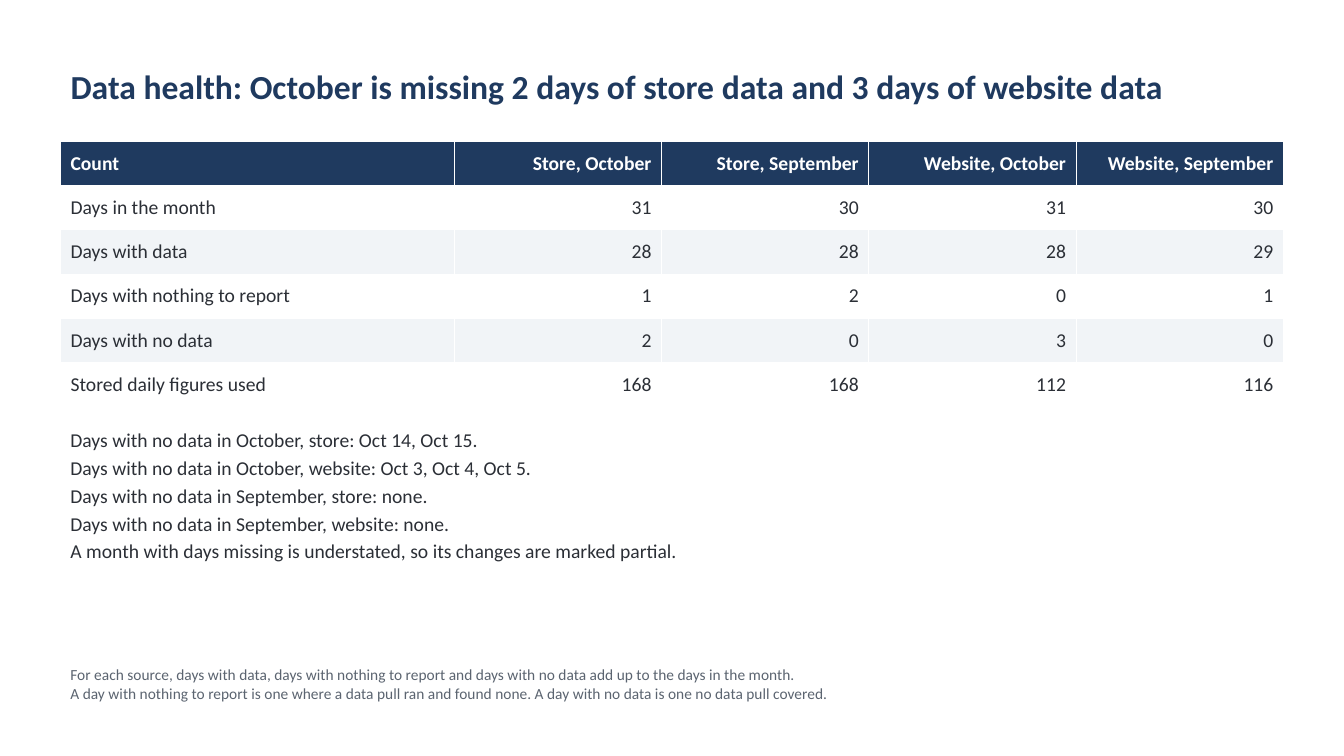
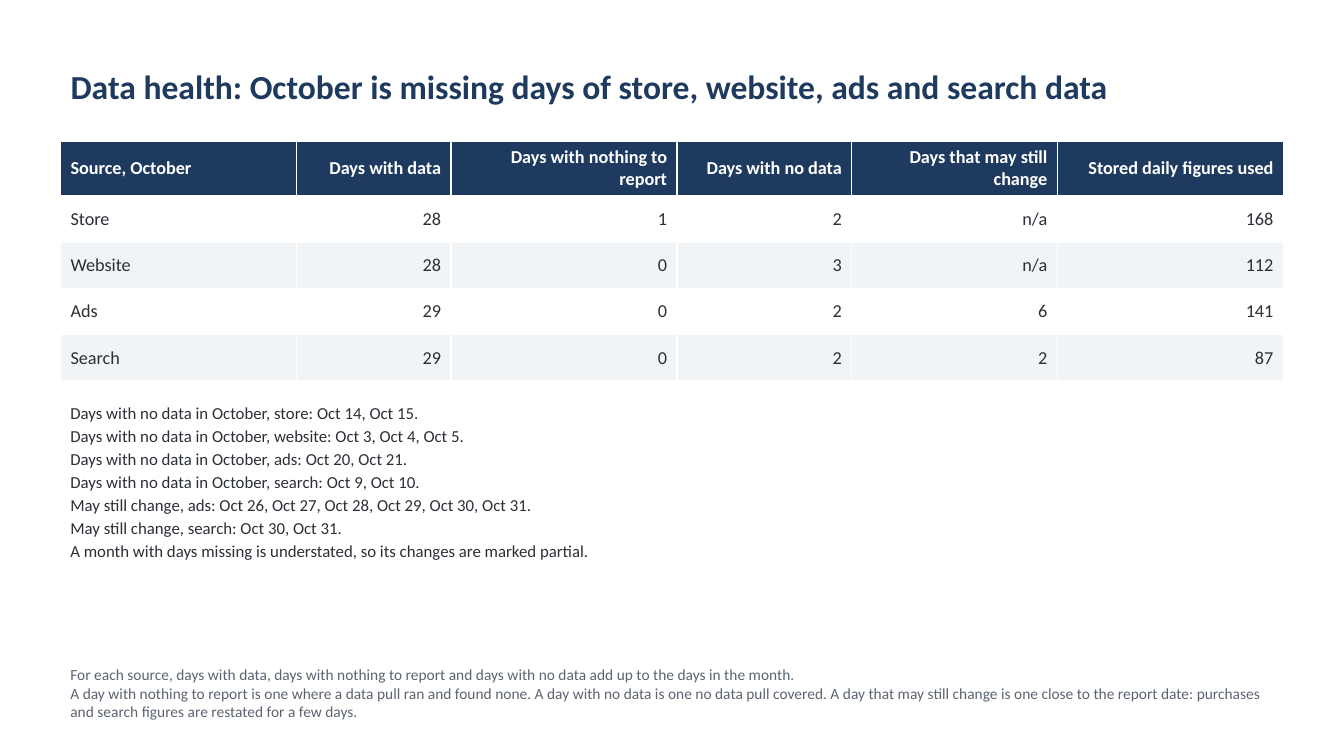
Before and after one commit to Exalt24/api-analytics-hub, a slide deck: slide 10 of docs/monthly-report-sample/report_2026-10.pptx (slide 8 before the commit). Drawn at 1344x756 pixels with LibreOffice and Linux fonts; fonts in the diff are those of the drawing. Boxes give left, top, right and bottom in pixels: in the first picture for what was removed or moved away, otherwise in the second. Text is boxed around its words. In the diff, an @@ line names an element or a change of style, - is before the commit and + after.

```diff
--- a/docs/monthly-report-sample/report_2026-10.pptx
+++ b/docs/monthly-report-sample/report_2026-10.pptx
@@ title at bbox=[71, 75, 1107, 105]: text changed @@
-Data health: October is missing 2 days of store data and 3 days of website data
+Data health: October is missing days of store, website, ads and search data
@@ table at bbox=[60, 141, 1284, 373] @@
-Count | Store, October | Store, September | Website, October | Website, September
-Days in the month | 31 | 30 | 31 | 30
-Days with data | 28 | 28 | 28 | 29
-Days with nothing to report | 1 | 2 | 0 | 1
-Days with no data | 2 | 0 | 3 | 0
-Stored daily figures used | 168 | 168 | 112 | 116
+Source, October | Days with data | Days with nothing to report | Days with no data | Days that may still change | Stored daily figures used
+Store | 28 | 1 | 2 | n/a | 168
+Website | 28 | 0 | 3 | n/a | 112
+Ads | 29 | 0 | 2 | 6 | 141
+Search | 29 | 0 | 2 | 2 | 87
@@ text "Days with no data in ...": place and size @@
-text "Days with no data in ..." at bbox=[70, 433, 676, 562]
+text "Days with no data in ..." at bbox=[70, 407, 588, 560]
@@ text at bbox=[70, 407, 588, 560]: size 14 to 12 pt in "Days with no data in October, store: ...", "Days with no data in October, website: ...", "A month with days missing is understated, ..."; less space between paragraphs @@
@@ text at bbox=[70, 453, 531, 537]: text changed; size 14 to 12 pt @@
-Days with no data in September, store: none.
-Days with no data in September, website: none.
+Days with no data in October, ads: Oct 20, Oct 21.
+Days with no data in October, search: Oct 9, Oct 10.
+May still change, ads: Oct 26, Oct 27, Oct 28, Oct 29, Oct 30, Oct 31.
+May still change, search: Oct 30, Oct 31.
@@ text at bbox=[70, 688, 1260, 720]: text changed @@
-A day with nothing to report is one where a data pull ran and found none. A day with no data is one no data pull covered.
+A day with nothing to report is one where a data pull ran and found none. A day with no data is one no data pull covered. A day that may still change is one close to the report date: purchases and search figures are restated for a few days.
```
Also in this commit, not shown: 3 other slides changed, 2 slides added, 17 other files.
